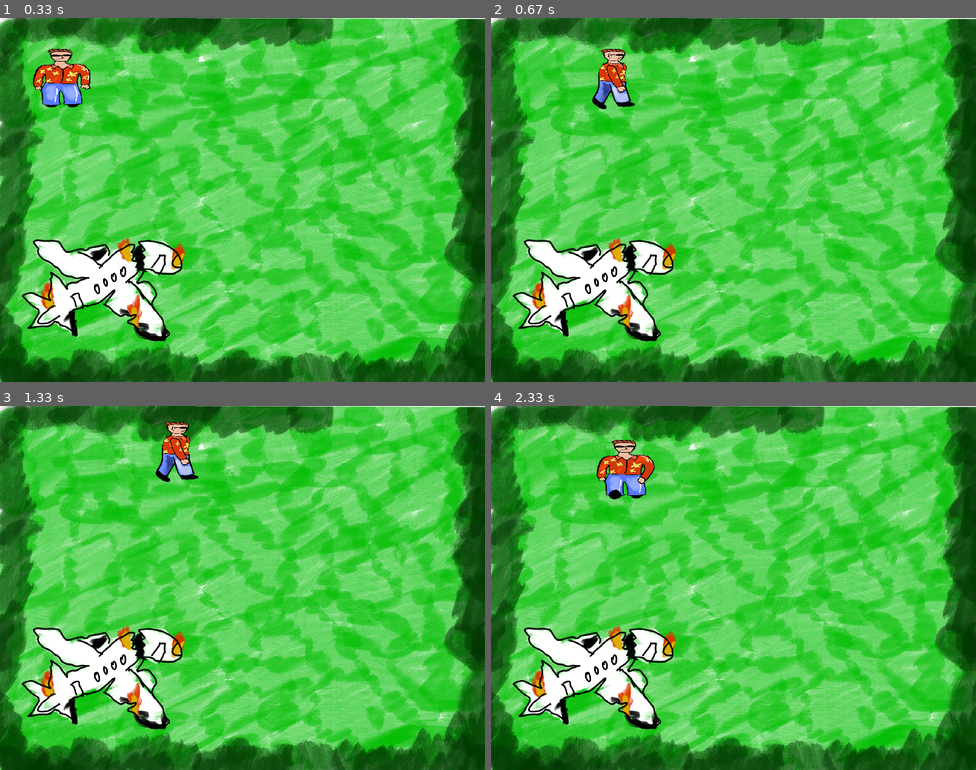
Above: before the commit, frames 1-4 (two rows, left to right).
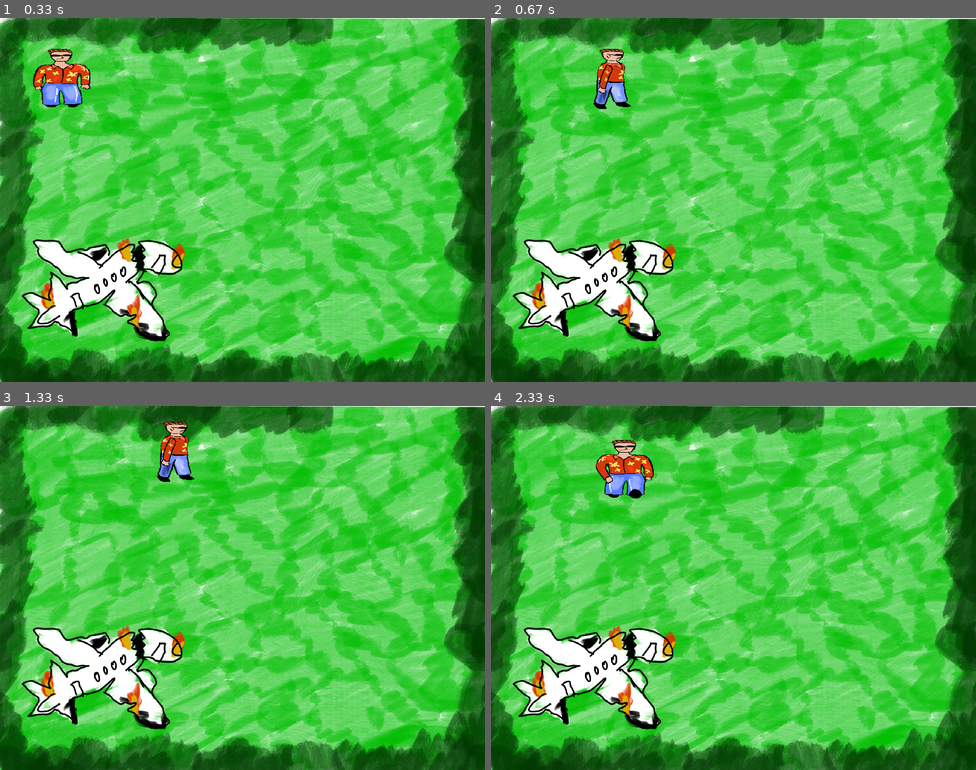
Above: after the commit, the same moments.

Repository: sartep1996/Final_Project_PyGame
Game: pygame game, started from main.py
The game is run twice, just before and just after one commit, with the same random seed, the same clock (stepped at 60 frames per second) and the same inputs.
Inputs:
- Up to frame 1 (0.33 s): no input
- Up to frame 2 (0.67 s): hold D from 0.33 s (still down)
- Up to frame 3 (1.33 s): release D at 0.8 s; hold W 0.83-1.13 s; hold D from 1.17 s (still down)
- Up to frame 4 (2.33 s): release D at 1.63 s; hold A 1.67-2.2 s; hold S from 2.23 s (still down)

Frame 1 is identical in both runs. In frame 2, 0.6% of the frame differs, in the area x 20-30%, y 8-25%; in frame 3, 0.6%; in frame 4, 0.7%, in the area x 21-34%, y 9-26%.

Commit message:
Fixed 9-way player movement

Diff:
--- a/player_movement.py
+++ b/player_movement.py
@@ -3,7 +3,7 @@
 
 #test player
 class Player(pg.sprite.Sprite):
-    def __init__(self, player_image_path_1, player_image_pat …(226 unchanged characters)… t_path_2, player_image_path_raw_right, position ):
+    def __init__(self, player_image_path_1, player_image_pat …(226 unchanged characters)… t_path_2, player_image_path_raw_right, player_image_path_raw_upleft, player_image_upleft_path_1, player_image_upleft_path_2, player_image_path_raw_downleft, player_image_downleft_path_1, player_image_downleft_path_2, player_image_path_raw_upright, player_image_upright_path_1, player_image_upright_path_2, player_image_path_raw_downright, player_image_downright_path_1, player_image_downright_path_2, position ):
         super().__init__()
         self.player_still_raw = pg.image.load(player_image_path_raw).convert_alpha()
 
@@ -43,24 +43,62 @@
         self.player_image_right_2 = pg.transform.scale(self.player_image_right_2_raw, (100, 100))
 
 
-
-
-
-
-
+        #This is forplayer moving downright
+
+        self.player_image_downright_still_raw = pg.image.load(player_image_path_raw_downright).convert_alpha()
+        self.player_image_downright_1_raw = pg.image.load(player_image_downright_path_1).convert_alpha()
+        self.player_image_downright_2_raw = pg.image.load(player_image_downright_path_2).convert_alpha()
+
+        self.player_image_downright_still = pg.transform.scale(self.player_image_downright_still_raw, (100, 100))
+        self.player_image_downright_1 = pg.transform.scale(self.player_image_downright_1_raw, (100, 100))
+        self.player_image_downright_2 = pg.transform.scale(self.player_image_downright_2_raw, (100, 100))
+
+
+        #This is forplayer moving downleft
+
+        self.player_image_downleft_still_raw = pg.image.load(player_image_path_raw_downleft).convert_alpha()
+        self.player_image_downleft_1_raw = pg.image.load(player_image_downleft_path_1).convert_alpha()
+        self.player_image_downleft_2_raw = pg.image.load(player_image_downleft_path_2).convert_alpha()
+
+        self.player_image_downleft_still = pg.transform.scale(self.player_image_downleft_still_raw, (100, 100))
+        self.player_image_downleft_1 = pg.transform.scale(self.player_image_downleft_1_raw, (100, 100))
+        self.player_image_downleft_2 = pg.transform.scale(self.player_image_downleft_2_raw, (100, 100))
+
+
+        #This is forplayer moving upleft
+
+        self.player_image_upleft_still_raw = pg.image.load(player_image_path_raw_upleft).convert_alpha()
+        self.player_image_upleft_1_raw = pg.image.load(player_image_upleft_path_1).convert_alpha()
+        self.player_image_upleft_2_raw = pg.image.load(player_image_upleft_path_2).convert_alpha()
+
+        self.player_image_upleft_still = pg.transform.scale(self.player_image_upleft_still_raw, (100, 100))
+        self.player_image_upleft_1 = pg.transform.scale(self.player_image_upleft_1_raw, (100, 100))
+        self.player_image_upleft_2 = pg.transform.scale(self.player_image_upleft_2_raw, (100, 100))
+
+
+         #This is forplayer moving upright
+
+        self.player_image_upright_still_raw = pg.image.load(player_image_path_raw_upright).convert_alpha()
+        self.player_image_upright_1_raw = pg.image.load(player_image_upright_path_1).convert_alpha()
+        self.player_image_upright_2_raw = pg.image.load(player_image_upright_path_2).convert_alpha()
+
+        self.player_image_upright_still = pg.transform.scale(self.player_image_upright_still_raw, (100, 100))
+        self.player_image_upright_1 = pg.transform.scale(self.player_image_upright_1_raw, (100, 100))
+        self.player_image_upright_2 = pg.transform.scale(self.player_image_upright_2_raw, (100, 100))
+
+
+        # The rest of the charackteristics
         self.player_rect = self.player_image_still.get_rect()
         self.player_rect.topleft = position #sets initial position
         self.is_player_image = True
         self.animation_timer = 0
-        self.animation_delay = 200
+        self.animation_delay = 350
         self.movement_speed = 5
         self.last_moved = ''
         self.last_frame_time = time.time()
 
 
 
-
-
     def draw(self, screen):
 
         if self.last_moved == 'down':
@@ -71,6 +109,15 @@
             else:
                 screen.blit(self.player_image_1, self.player_rect)
 
+        elif self.last_moved == 'downright':
+            if self.is_player_image:
+                screen.blit(self.player_image_downright_still, self.player_rect)
+            elif self.animation_timer >= self.animation_delay // 2:
+                screen.blit(self.player_image_downright_1, self.player_rect)
+            else:
+                screen.blit(self.player_image_downright_2, self.player_rect)
+
+
         elif self.last_moved == 'up':
             if self.is_player_image:
                 screen.blit(self.player_image_up_still, self.player_rect)
@@ -79,6 +126,15 @@
             else:
                 screen.blit(self.player_image_up_1, self.player_rect)
 
+
+        elif self.last_moved == 'upleft':
+            if self.is_player_image:
+                screen.blit(self.player_image_upright_still, self.player_rect)
+            elif self.animation_timer >= self.animation_delay // 2:
+                screen.blit(self.player_image_upright_1, self.player_rect)
+            else:
+                screen.blit(self.player_image_upright_2, self.player_rect)
+
         elif self.last_moved == 'left':
             if self.is_player_image:
                 screen.blit(self.player_image_left_still, self.player_rect)
@@ -87,6 +143,14 @@
             else:
                 screen.blit(self.player_image_left_1, self.player_rect)
 
+        elif self.last_moved == 'upright':
+            if self.is_player_image:
+                screen.blit(self.player_image_upleft_still, self.player_rect)
+            elif self.animation_timer >= self.animation_delay // 2:
+                screen.blit(self.player_image_upleft_1, self.player_rect)
+            else:
+                screen.blit(self.player_image_upleft_2, self.player_rect)
+
         elif self.last_moved == 'right':
             if self.is_player_image:
                 screen.blit(self.player_image_right_still, self.player_rect)
@@ -94,11 +158,17 @@
                 screen.blit(self.player_image_right_2, self.player_rect)
             else:
                 screen.blit(self.player_image_right_1, self.player_rect)
+
+        elif self.last_moved == 'downleft':
+            if self.is_player_image:
+                screen.blit(self.player_image_downleft_still, self.player_rect)
+            elif self.animation_timer >= self.animation_delay // 2:
+                screen.blit(self.player_image_downleft_1, self.player_rect)
+            else:
+                screen.blit(self.player_image_downleft_2, self.player_rect)
 
         elif self.is_player_image:
                 screen.blit(self.player_image_still, self.player_rect)
-
-
 
 
 
@@ -106,27 +176,52 @@
     def main_player_movement(self):
         key = pg.key.get_pressed()
         if key[pg.K_a]:
-            self.player_rect.move_ip(-self.movement_speed, 0)
-            self.is_player_image = False
-            self.last_moved = 'left'
-        else:
-            self.is_player_image = True
-
-        if key[pg.K_d]:
-            self.player_rect.move_ip(self.movement_speed, 0)
-            self.is_player_image = False
-            self.last_moved = 'right'
-        if key[pg.K_w]:
+            if key[pg.K_w]:
+                diagonal_speed = self.movement_speed / 1.414
+                self.player_rect.move_ip(-diagonal_speed, -diagonal_speed)
+                self.is_player_image = False
+                self.last_moved= 'upleft'
+
+            elif key[pg.K_s]:
+                diagonal_speed = self.movement_speed / 1.414
+                self.player_rect.move_ip(-diagonal_speed, diagonal_speed)
+                self.is_player_image = False
+                self.last_moved= 'downleft'
+            else:
+                self.player_rect.move_ip(-self.movement_speed, 0)
+                self.is_player_image = False
+                self.last_moved = 'left'
+
+        elif key[pg.K_d]:
+            if key[pg.K_w]:
+                diagonal_speed = self.movement_speed / 1.414
+                self.player_rect.move_ip(diagonal_speed, -diagonal_speed)
+                self.is_player_image = False
+                self.last_moved = 'upright'
+            elif key[pg.K_s]:
+                diagonal_speed = self.movement_speed / 1.414
+                self.player_rect.move_ip(diagonal_speed, diagonal_speed)
+                self.is_player_image = False
+                self.last_moved = 'downright'
+            else:
+                self.player_rect.move_ip(self.movement_speed, 0)
+                self.is_player_image = False
+                self.last_moved = 'right'
+
+        elif key[pg.K_w]:
             self.player_rect.move_ip(0, -self.movement_speed)
             self.is_player_image = False
             self.last_moved = 'up'
-        if key[pg.K_s]:
+        elif key[pg.K_s]:
             self.player_rect.move_ip(0, self.movement_speed)
             self.is_player_image = False
             self.last_moved = 'down'
 
-
-
+        else:
+            self.is_player_image = True
+
+
+     #responsible for animating charackter movement
     def animate(self):
         current_time = time.time()
         delta_time = current_time - self.last_frame_time
@@ -137,10 +232,6 @@
             if self.animation_timer >= self.animation_delay:
                 self.animation_timer = 0
                 self.is_player_image = True
-        # self.animation_timer += pg.time.get_ticks() # gets elapsed time
-        # if self.animation_timer >= self.animation_delay:
-        #     self.is_player_image = not self.is_player_image #toggles between sprites
-        #     self.animation_timer = 0 #resets timer
 
 
 player_image_path_raw = 'Images/Player_sprites/player_still.png'
@@ -159,9 +250,21 @@
 player_image_right_path_1 = 'Images/Player_sprites/player_right_1.png'
 player_image_right_path_2 = 'Images/Player_sprites/player_right_2.png'
 
-
-
-
-
-
-player = Player(player_image_path_1, player_image_path_2, player_image_path_raw, player_image_up_path_1, player_image_up_path_2, player_image_path_raw_up, player_image_left_path_1, player_image_left_path_2, player_image_path_raw_left, player_image_right_path_1, player_image_right_path_2, player_image_path_raw_right, (50, 50))
+player_image_path_raw_upleft= 'Images/Player_sprites/player_upleft_still.png'
+player_image_upleft_path_1 = 'Images/Player_sprites/player_upleft_1.png'
+player_image_upleft_path_2 = 'Images/Player_sprites/player_upleft_2.png'
+
+player_image_path_raw_downleft= 'Images/Player_sprites/player_downleft_still.png'
+player_image_downleft_path_1 = 'Images/Player_sprites/player_downleft_1.png'
+player_image_downleft_path_2 = 'Images/Player_sprites/player_downleft_2.png'
+
+player_image_path_raw_upright= 'Images/Player_sprites/player_upright_still.png'
+player_image_upright_path_1 = 'Images/Player_sprites/player_upright_1.png'
+player_image_upright_path_2 = 'Images/Player_sprites/player_upright_2.png'
+
+player_image_path_raw_downright= 'Images/Player_sprites/player_downright_still.png'
+player_image_downright_path_1 = 'Images/Player_sprites/player_downright_1.png'
+player_image_downright_path_2 = 'Images/Player_sprites/player_downright_2.png'
+
+
+player = Player(player_image_path_1, player_image_path_2, player_image_path_raw, player_image_up_path_1, player_image_up_path_2, player_image_path_raw_up, player_image_left_path_1, player_image_left_path_2, player_image_path_raw_left, player_image_right_path_1, player_image_right_path_2, player_image_path_raw_right, player_image_path_raw_upleft, player_image_upleft_path_1, player_image_upleft_path_2, player_image_path_raw_downleft, player_image_downleft_path_1, player_image_downleft_path_2, player_image_path_raw_upright, player_image_upright_path_1, player_image_upright_path_2, player_image_path_raw_downright, player_image_downright_path_1, player_image_downright_path_2, (50, 50))
Binary file added: Images/Player_sprites/player_downleft_1.png
Binary file added: Images/Player_sprites/player_downleft_2.png
Binary file added: Images/Player_sprites/player_downleft_still.png
Binary file added: Images/Player_sprites/player_downright_1.png
Binary file added: Images/Player_sprites/player_downright_2.png
Binary file added: Images/Player_sprites/player_downright_still.png
Binary file added: Images/Player_sprites/player_upleft_1.png
Binary file added: Images/Player_sprites/player_upleft_2.png
Binary file added: Images/Player_sprites/player_upleft_still.png
Binary file added: Images/Player_sprites/player_upright_1.png
Binary file added: Images/Player_sprites/player_upright_2.png
Binary file added: Images/Player_sprites/player_upright_still.png
